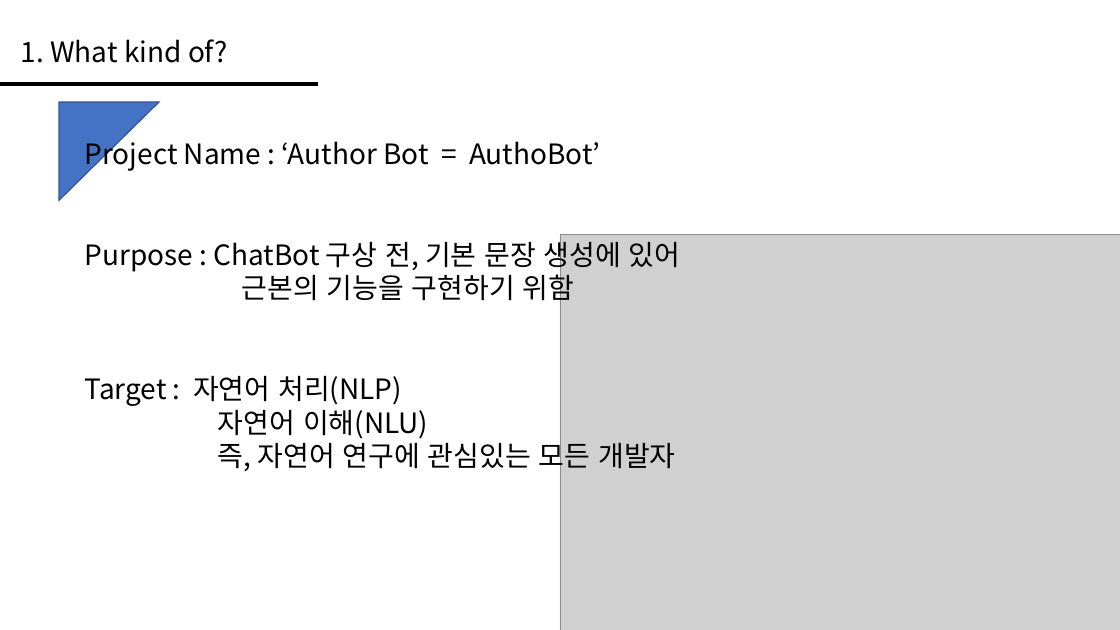
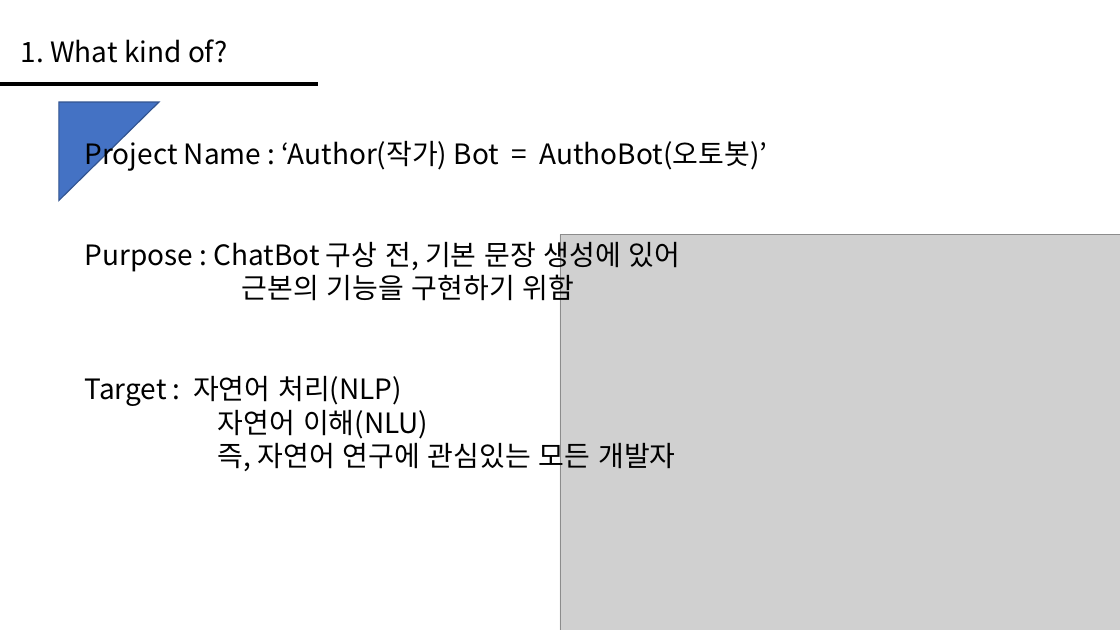
Before and after one commit to Ian0720/Sentence_Generation-model-with-LSTM-RNN, a slide deck: slide 3 of RNNLSTM_Detail.pptx. Drawn at 1120x630 pixels with LibreOffice and Linux fonts; fonts in the diff are those of the drawing; grey boxes stand for pictures. Boxes give left, top, right and bottom in pixels: in the first picture for what was removed or moved away, otherwise in the second. Text is boxed around its words. In the diff, an @@ line names an element or a change of style, - is before the commit and + after.

```diff
--- a/RNNLSTM_Detail.pptx
+++ b/RNNLSTM_Detail.pptx
@@ text at (x1=85, y1=136, x2=768, y2=172): text changed @@
-Project Name : ‘Author Bot = AuthoBot’
+Project Name : ‘Author(작가) Bot = AuthoBot(오토봇)’
```
Also in this commit, not shown: 1 other slide changed.
